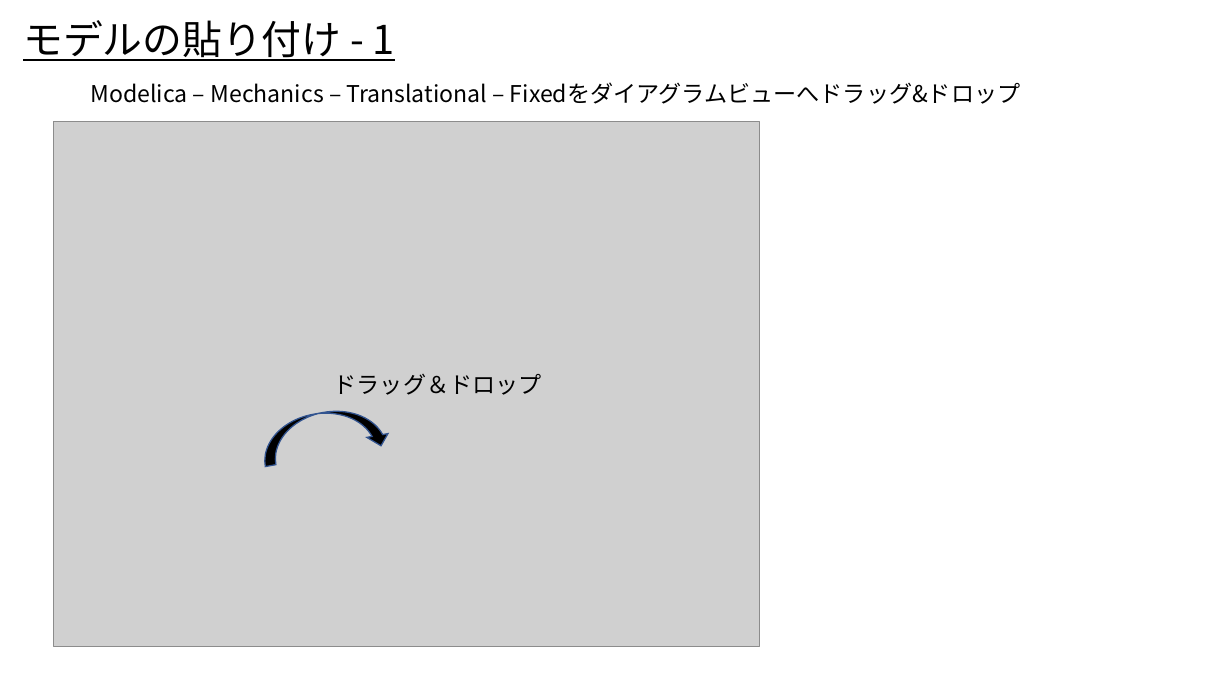
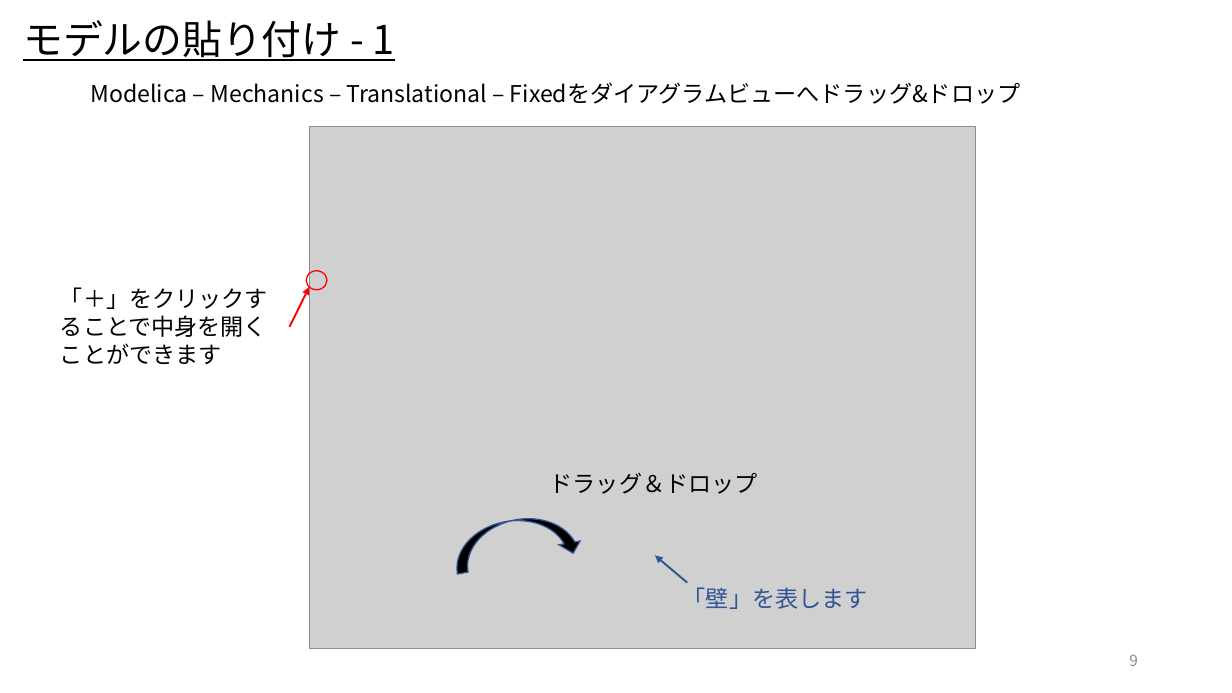
Before and after one commit to UedaShigenori/OpenModelica_Tutorials_Ja, a slide deck: slide 9 of 1_Test/OpenModelica_Tutorials_1.pptx (slide 8 before the commit). Drawn at 1232x693 pixels with LibreOffice and Linux fonts; fonts in the diff are those of the drawing; grey boxes stand for pictures. Boxes give left, top, right and bottom in pixels: in the first picture for what was removed or moved away, otherwise in the second. Text is boxed around its words. In the diff, an @@ line names an element or a change of style, - is before the commit and + after.

```diff
--- a/1_Test/OpenModelica_Tutorials_1.pptx
+++ b/1_Test/OpenModelica_Tutorials_1.pptx
@@ picture removed at <box>54,122,760,646</box> @@
@@ picture added at <box>310,127,976,649</box> @@
@@ text added at <box>60,287,268,364</box>, 18 pt, text #000000 @@
+「＋」をクリックすることで中身を開くことができます
@@ arrow added from (289, 327) to (310, 287), #FF0000 1.5 pt @@
@@ ellipse added at <box>306,271,327,290</box>, outline #FF0000 1 pt @@
@@ text "ドラッグ＆ドロップ": place and size @@
-text "ドラッグ＆ドロップ" at <box>334,374,542,395</box>
+text "ドラッグ＆ドロップ" at <box>550,473,758,494</box>
@@ curved down arrow: place and size @@
-curved down arrow at <box>258,402,392,468</box>
+curved down arrow at <box>450,509,584,575</box>
@@ arrow added from (688, 583) to (655, 555), #2F5597 1.5 pt @@
@@ text added at <box>683,587,868,609</box>, 18 pt, text #2F5597 @@
+「壁」を表します
@@ page number added at <box>1129,654,1138,666</box>, 12 pt, text #8C8C8C @@
+9
```
Also in this commit, not shown: 16 other slides changed, 1 slide added, 3 other files.
